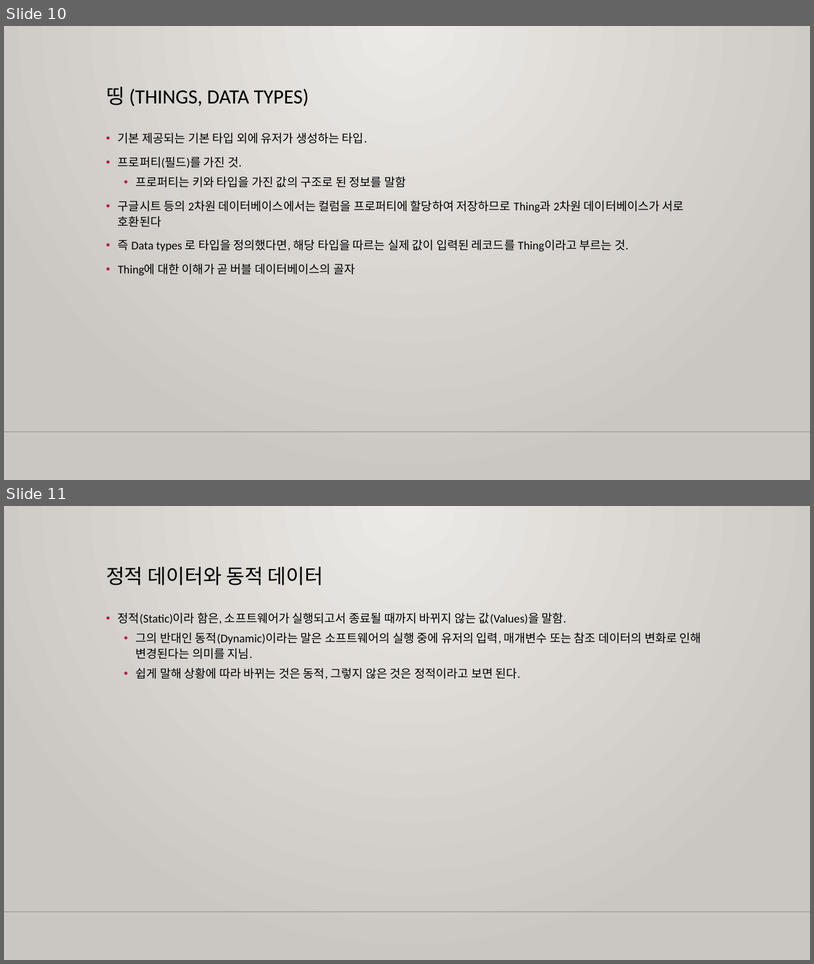
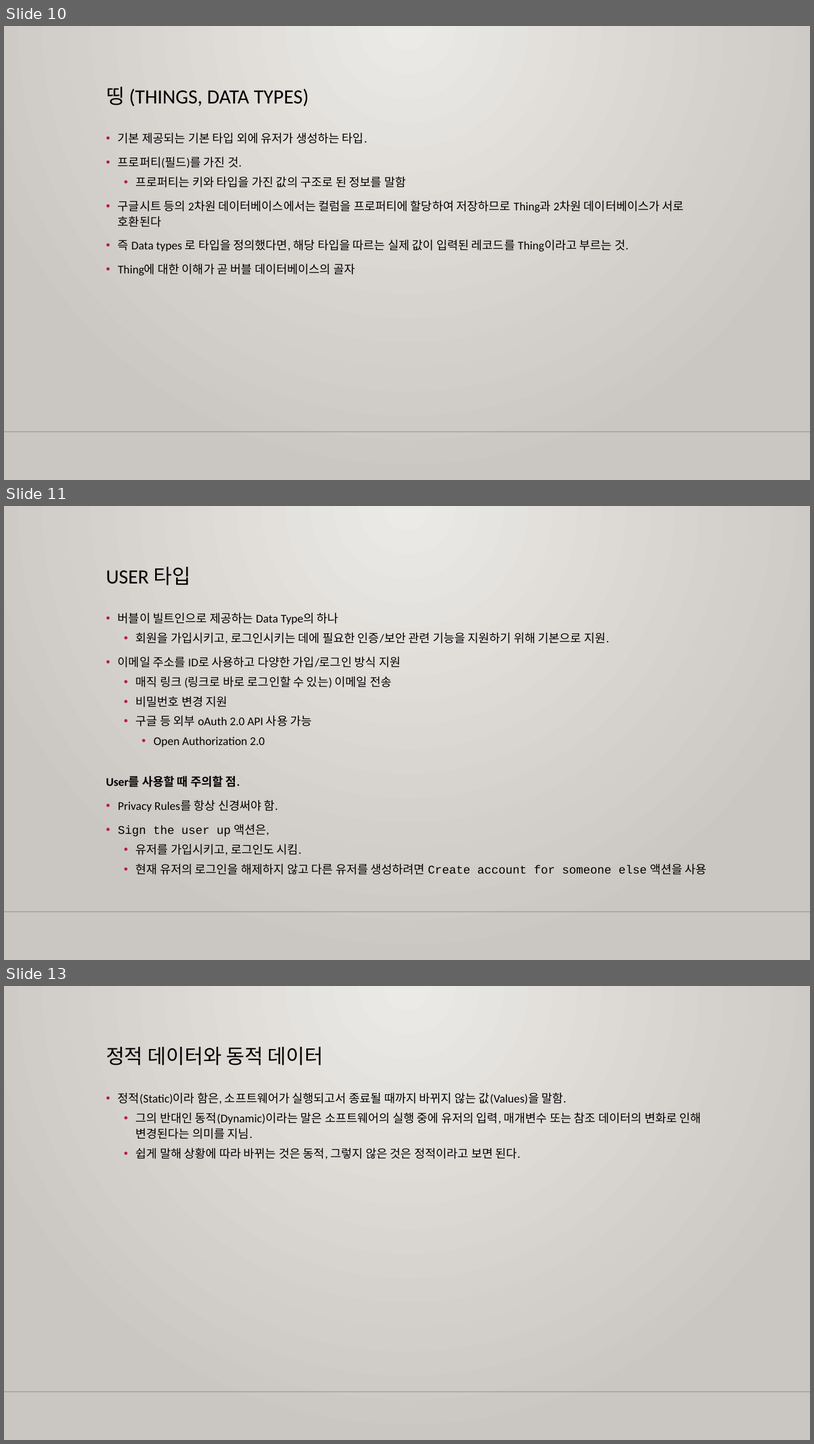
Before and after one commit to m00nlygreat/obsidian-vault, a slide deck: 노코드 엔지니어링/노코드 최강자 버블.pptx. Shown one above the other, each under a label of ours: slides 10 and 11 before the commit, slides 10, 11 and 13 after it; the slides between them are not shown. The pictures are 814x964 and 814x1444 pixels, drawn with LibreOffice and Linux fonts; fonts in the diff are those of the drawing; background and template pictures are left out. Boxes give left, top, right and bottom in pixels: in the first picture for what was removed or moved away, otherwise in the second. Text is boxed around its words. In the diff, an @@ line names an element or a change of style, - is before the commit and + after.

Commit message:
백업 완료: 2023-11-26 06:58:20
Affected files:
노코드 엔지니어링/노코드 최강자 버블.md
노코드 엔지니어링/노코드 최강자 버블.pptx

```diff
--- a/노코드 엔지니어링/노코드 최강자 버블.pptx
+++ b/노코드 엔지니어링/노코드 최강자 버블.pptx
@@ slide 11 added at (x1=4, y1=506, x2=810, y2=960), background gradient #ECEAE7 to #CAC7C1; not listed: 1 template element that a slide beside it also shows @@
@@ title added at (x1=106, y1=567, x2=191, y2=585), 24 pt, text #000000 @@
+USER 타입
@@ text added at (x1=106, y1=612, x2=707, y2=874), 14 pt, text #000000 @@
+• 버블이 빌트인으로 제공하는 Data Type의 하나
+  • 회원을 가입시키고, 로그인시키는 데에 필요한 인증/보안 관련 기능을 지원하기 위해 기본으로 지원.
+• 이메일 주소를 ID로 사용하고 다양한 가입/로그인 방식 지원
+  • 매직 링크 (링크로 바로 로그인할 수 있는) 이메일 전송
+  • 비밀번호 변경 지원
+  • 구글 등 외부 oAuth 2.0 API 사용 가능
+    • Open Authorization 2.0
+User를 사용할 때 주의할 점.
+• Privacy Rules를 항상 신경써야 함.
+• Sign the user up 액션은,
+  • 유저를 가입시키고, 로그인도 시킴.
+  • 현재 유저의 로그인을 해제하지 않고 다른 유저를 생성하려면 Create account for someone else 액션을 사용
@@ what was slide 11 is now slide 13 @@
```
Also in this commit, not shown: 6 slides changed, 2 other slides added, 1 other file.
